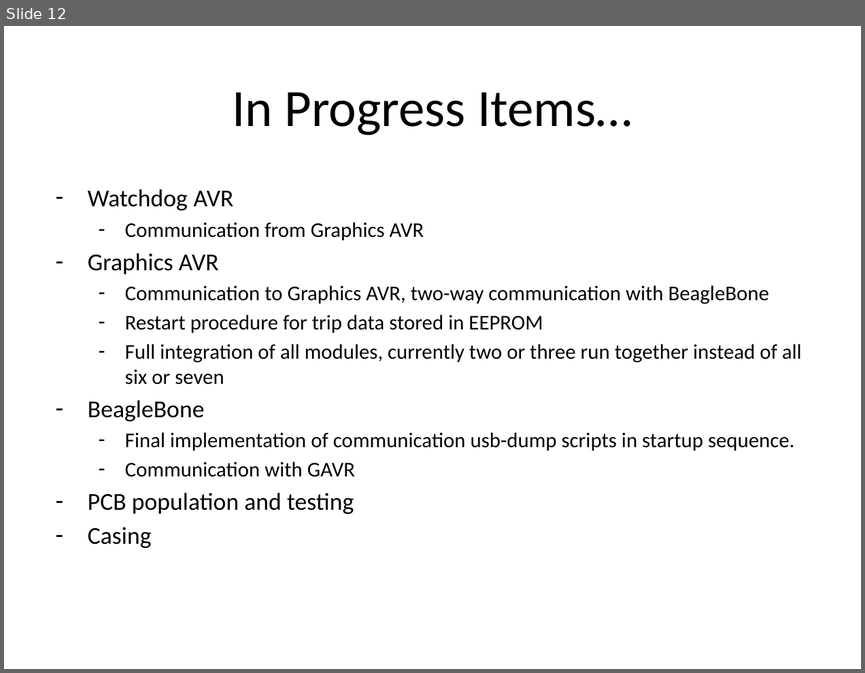
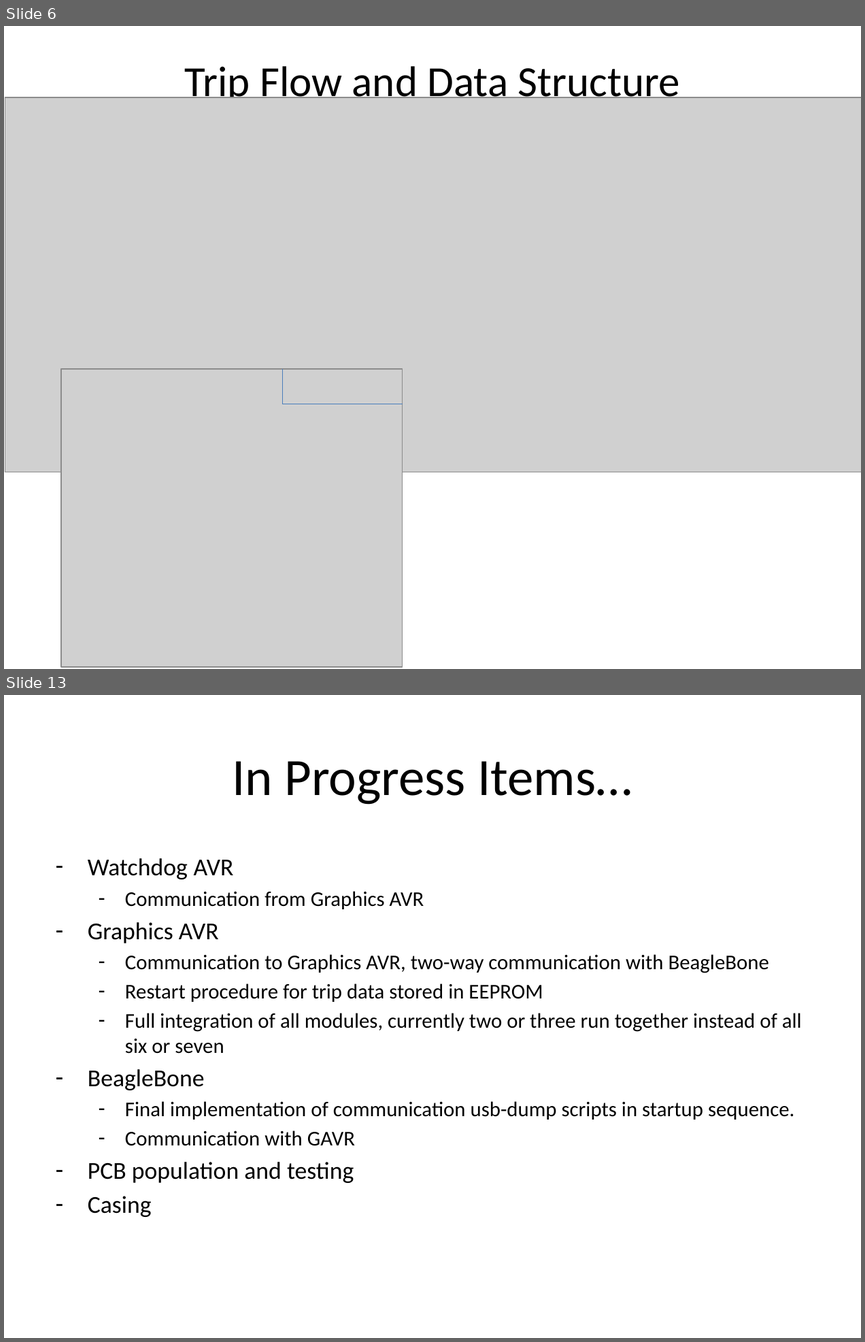
Before and after one commit to tsukolsky/SeniorDesign, a slide deck: Files/powerpoints/toddsCriticalDesignReviewSlides.pptx. Shown one above the other, each under a label of ours: slide 12 before the commit, slides 6 and 13 after it; the slides between them are not shown. The pictures are 865x673 and 865x1342 pixels, drawn with LibreOffice and Linux fonts; fonts in the diff are those of the drawing; grey boxes stand for pictures. Boxes give left, top, right and bottom in pixels: in the first picture for what was removed or moved away, otherwise in the second. Text is boxed around its words. In the diff, an @@ line names an element or a change of style, - is before the commit and + after.

Commit message:
FInished Critical slides with trip flow and data structure

```diff
--- a/Files/powerpoints/toddsCriticalDesignReviewSlides.pptx
+++ b/Files/powerpoints/toddsCriticalDesignReviewSlides.pptx
@@ slide 6 added at [4, 26, 861, 669], background #FFFFFF @@
@@ title added at [185, 66, 679, 107], 36 pt, text #000000 @@
+Trip Flow and Data Structure
@@ picture added at [6, 97, 861, 471] @@
@@ picture added at [61, 369, 402, 667] @@
@@ line added from (283, 369) to (283, 404), #4B7EBC 0.75 pt @@
@@ line added from (402, 404) to (283, 404), #4B7EBC 0.75 pt @@
@@ what was slide 12 is now slide 13 @@
```
Also in this commit, not shown: 2 slides changed, 8 other files.
